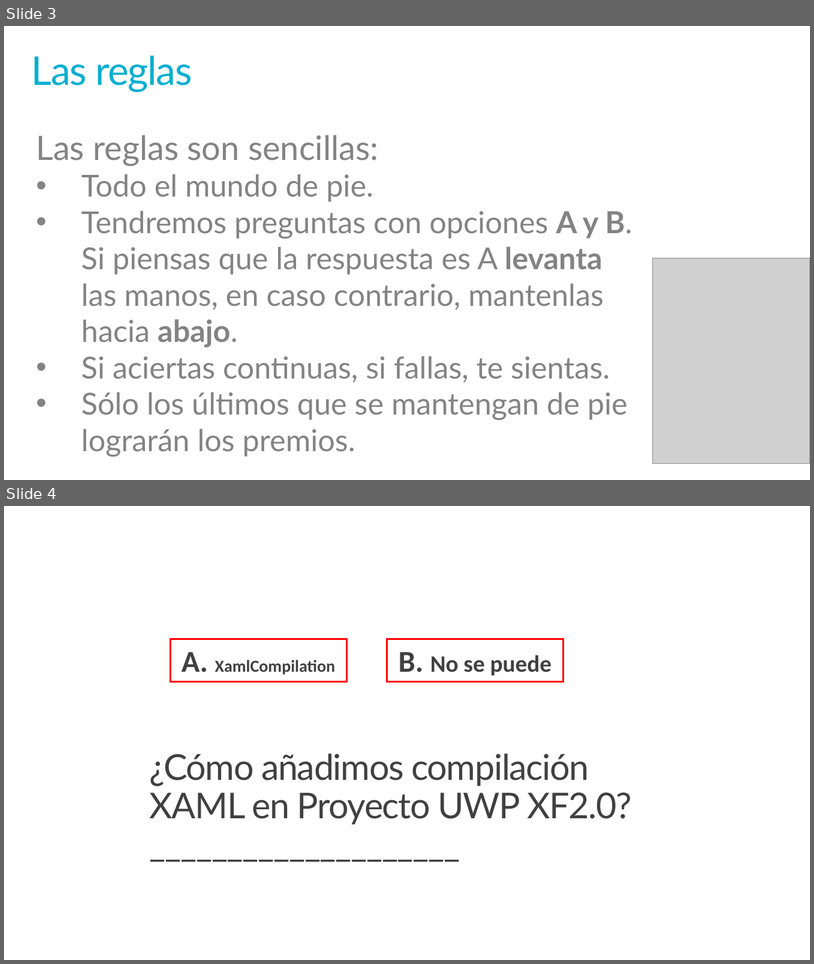
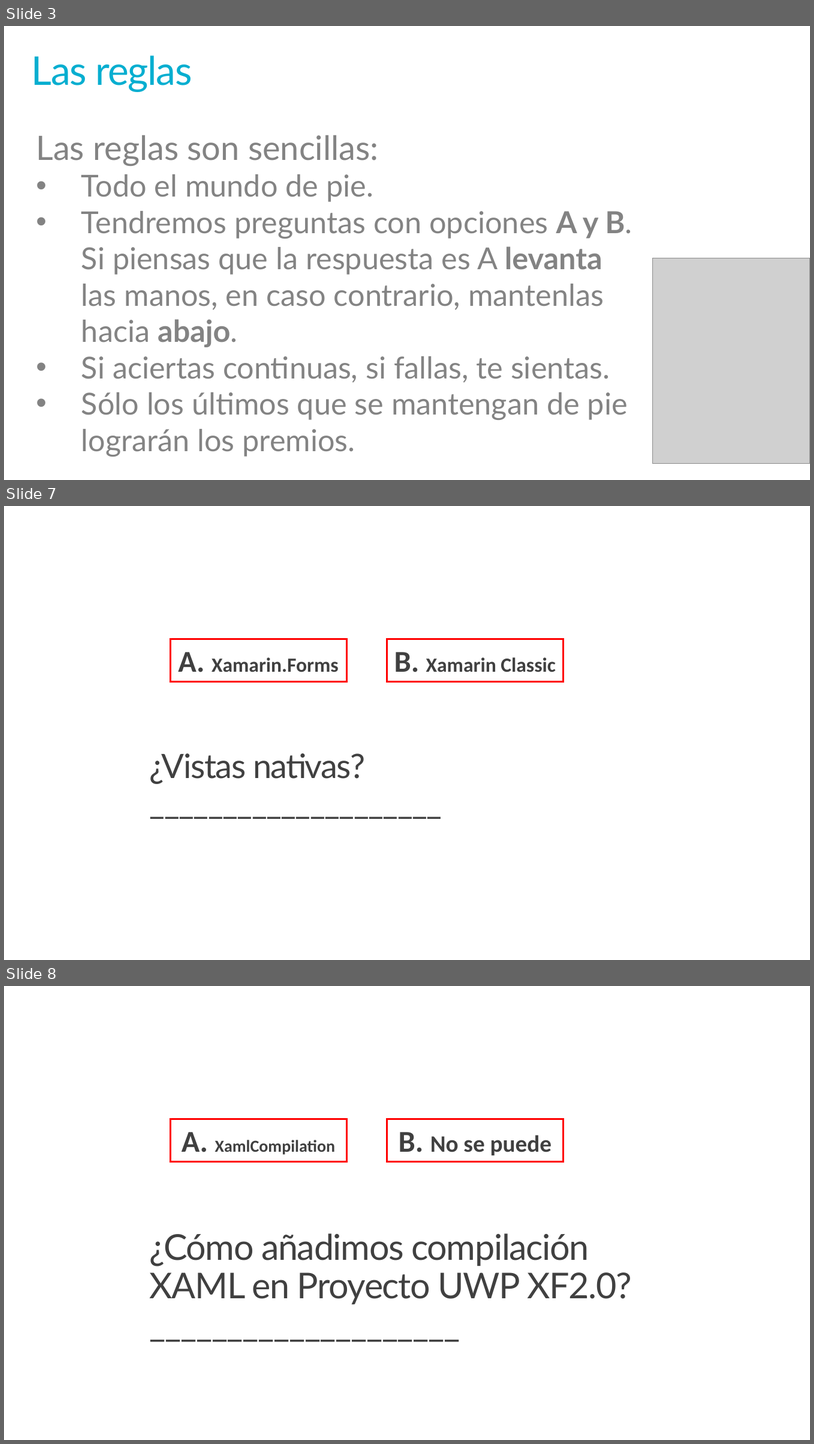
Before and after one commit to jsuarezruiz/Events, a slide deck: Xamarin 4 Party/03. Xamarin 4 Contest.pptx. Shown one above the other, each under a label of ours: slides 3 and 4 before the commit, slides 3, 7 and 8 after it; the slides between them are not shown. The pictures are 814x964 and 814x1444 pixels, drawn with LibreOffice and Linux fonts; fonts in the diff are those of the drawing; grey boxes stand for pictures; background and template pictures are left out. Boxes give left, top, right and bottom in pixels: in the first picture for what was removed or moved away, otherwise in the second. Text is boxed around its words. In the diff, an @@ line names an element or a change of style, - is before the commit and + after.

```diff
--- a/Xamarin 4 Party/03. Xamarin 4 Contest.pptx
+++ b/Xamarin 4 Party/03. Xamarin 4 Contest.pptx
@@ slide 7 added at box(4, 506, 810, 960), background #FFFFFF @@
@@ rectangle added at box(170, 639, 347, 681), outline #FF0000 2.25 pt, 24 pt, text #404040, bold @@
+A. Xamarin.Forms
@@ rectangle added at box(387, 639, 564, 681), outline #FF0000 2.25 pt, 24 pt, text #404040, bold @@
+B. Xamarin Classic
@@ title added at box(150, 753, 365, 784), 40 pt, text #404040 @@
+¿Vistas nativas?
+____________________
@@ what was slide 4 is now slide 8 @@
```
Also in this commit, not shown: 3 slides changed, 9 other slides added.
